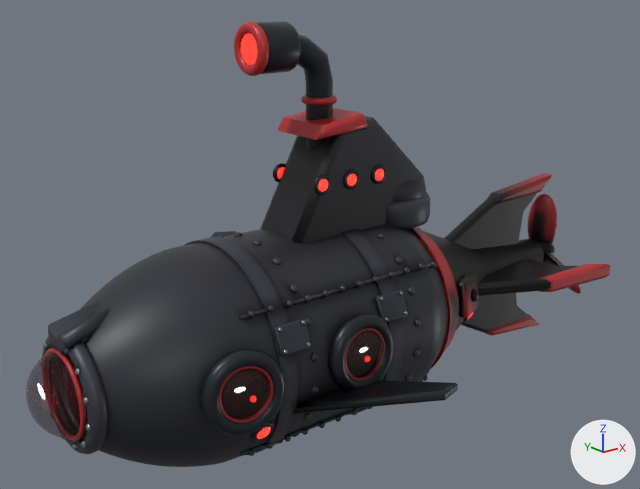
Before and after pictures for a commit that changed the glTF model models-src/enemy_gunner.glb.
Rendered twice from a 50 mm camera at (-3.48, -4.44, 2.3) aimed at (0.14, 0.08, 0.49). Lighting does not change. The marker at lower right points along +X, +Y and +Z. The first picture is the older version. Where no turn or scale is listed for an object, it has been applied to the vertices. Vertices at exactly the same position are counted once.

Script lines for the objects in view, before the commit:
```python
ob_enemy_gunner_body = bpy.data.objects.new('enemy_gunner_body', me_enemy_gunner_body)
ob_enemy_gunner_body.location = (0.0, 0.0, 0.0)
ob_propeller_001 = bpy.data.objects.new('propeller.001', me_propeller_001)
ob_propeller_001.location = (2.465, 0.0, 0.0)
ob_side_detail_001 = bpy.data.objects.new('side_detail.001', me_side_detail_001)
ob_side_detail_001.location = (0.0, 0.0, 0.0)
```
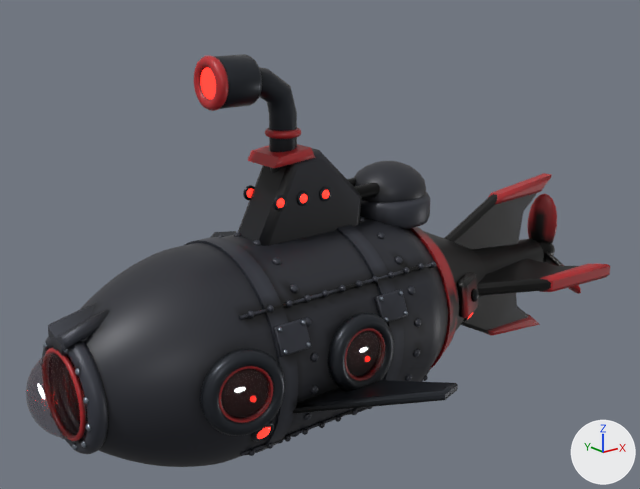
Diff of the bpy script that builds the scene:
```diff
--- a/models-src/enemy_gunner.glb.py
+++ b/models-src/enemy_gunner.glb.py
@@ me_enemy_gunner_body @@
 # used by ob_enemy_gunner_body; location = (0.0, 0.0, 0.0)
-me_enemy_gunner_body.from_pydata(...)  # 13923 vertices, 27224 faces; spans x -1.98..2.49, y -1.25..1.25, z -0.73..1.99
+me_enemy_gunner_body.from_pydata(...)  # 13923 vertices, 27224 faces; spans x -1.98..2.49, y -1.25..1.25, z -0.73..1.82
+# me_enemy_gunner_body part 1: the loose piece of 336 vertices spanning x -0.48..-0.41, y -0.16..0.16, z 1.68..1.99 is moved by (-0.29, 0.0, -0.18)
+# me_enemy_gunner_body part 2: the loose piece of 288 vertices spanning x -0.05..0.18, y -0.11..0.11, z 1.47..1.52 is moved by (-0.29, 0.0, -0.18)
+# me_enemy_gunner_body part 3: the loose piece of 86 vertices spanning x -0.13..-0.04, y -0.24..-0.19, z 0.95..1.04 is scaled about its middle by 0.75, then moved by (-0.29, 0.05, -0.08)
+# me_enemy_gunner_body part 4: the loose piece of 86 vertices spanning x 0.11..0.2, y -0.24..-0.19, z 0.95..1.04 is scaled about its middle by 0.75, then moved by (-0.35, 0.05, -0.08)
+# me_enemy_gunner_body part 5: the loose piece of 86 vertices spanning x 0.35..0.44, y -0.24..-0.19, z 0.95..1.04 is scaled about its middle by 0.75, then moved by (-0.41, 0.05, -0.08)
+# me_enemy_gunner_body part 6: the loose piece of 86 vertices spanning x -0.13..-0.04, y 0.19..0.24, z 0.95..1.04 is scaled about its middle by 0.75, then moved by (-0.29, -0.05, -0.08)
+# me_enemy_gunner_body part 7: the loose piece of 48 vertices spanning x -0.46..-0.43, y -0.11..0.11, z 1.73..1.95 is moved by (-0.29, 0.0, -0.18)
+# me_enemy_gunner_body part 8: the loose piece of 128 vertices spanning x -0.15..-0.02, y -0.23..-0.2, z 0.93..1.07 is scaled about its middle by 0.75, then moved by (-0.29, 0.05, -0.08)
+# me_enemy_gunner_body part 9: the loose piece of 128 vertices spanning x 0.09..0.22, y -0.23..-0.2, z 0.93..1.07 is scaled about its middle by 0.75, then moved by (-0.35, 0.05, -0.08)
+# me_enemy_gunner_body part 10: the loose piece of 128 vertices spanning x 0.32..0.46, y -0.23..-0.2, z 0.93..1.07 is scaled about its middle by 0.75, then moved by (-0.41, 0.05, -0.08)
+# me_enemy_gunner_body part 11: the loose piece of 128 vertices spanning x -0.15..-0.02, y 0.2..0.23, z 0.93..1.07 is scaled about its middle by 0.75, then moved by (-0.29, -0.05, -0.08)
+# me_enemy_gunner_body part 12: the loose piece of 90 vertices spanning x -0.22..0.15, y -0.09..0.09, z 1.18..1.92 is moved by (-0.29, 0.0, -0.18)
+# me_enemy_gunner_body part 13: the loose piece of 144 vertices spanning x -0.44..-0.18, y -0.15..0.15, z 1.69..1.99 is moved by (-0.29, 0.0, -0.18)
+# me_enemy_gunner_body part 14: 54 of 13923 vertices moved; they spanned x -0.34..0.85, y -0.23..0.23, z 0.56..1.41 and now span x -0.57..0.33, y -0.17..0.17, z 0.56..1.23; mean shift (-0.37, 0.0, -0.12); largest move (0.85, 0.16, 0.92) -> (0.33, 0.11, 0.86)
+# me_enemy_gunner_body part 15: 4603 kept faces spanning x -1.94..2.49, y -0.69..0.69, z -0.73..1.75 get new vertex colours
+# other edits to the shape of me_enemy_gunner_body do not show in these pictures
 me_enemy_gunner_body.materials.append(mat_enemy_hull)
```

Where the change shows, as pixel boxes (x1, y1, x2, y2) in the pictures (640 x 489 px; the box of a moved part takes in the faces that stretch with it):
'enemy_gunner_body', reshaped (7% shorter)
    before: (38, 21, 610, 467)
    after: (38, 54, 610, 467)
part 1 of me_enemy_gunner_body, moved or reshaped
    before: (234, 22, 269, 76)
    after: (194, 56, 228, 111)
part 2 of me_enemy_gunner_body, moved or reshaped
    before: (301, 95, 337, 106)
    after: (265, 127, 301, 139)
part 3 of me_enemy_gunner_body, moved or reshaped
    before: (318, 179, 328, 192)
    after: (277, 198, 285, 208)
part 4 of me_enemy_gunner_body, moved or reshaped
    before: (347, 174, 357, 186)
    after: (300, 194, 308, 203)
part 5 of me_enemy_gunner_body, moved or reshaped
    before: (375, 169, 384, 181)
    after: (322, 190, 330, 199)
part 6 of me_enemy_gunner_body, moved or reshaped
    before: (277, 167, 284, 179)
    after: (247, 188, 253, 198)
part 7 of me_enemy_gunner_body, moved or reshaped
    before: (241, 34, 257, 65)
    after: (200, 68, 216, 99)
part 8 of me_enemy_gunner_body, moved or reshaped
    before: (313, 175, 331, 195)
    after: (273, 195, 287, 211)
part 9 of me_enemy_gunner_body, moved or reshaped
    before: (343, 169, 359, 190)
    after: (296, 191, 310, 206)
part 10 of me_enemy_gunner_body, moved or reshaped
    before: (371, 165, 387, 184)
    after: (319, 186, 331, 202)
part 11 of me_enemy_gunner_body, moved or reshaped
    before: (273, 163, 286, 183)
    after: (243, 185, 254, 200)
part 12 of me_enemy_gunner_body, moved or reshaped
    before: (297, 35, 333, 151)
    after: (259, 67, 297, 173)
part 13 of me_enemy_gunner_body, moved or reshaped
    before: (257, 21, 301, 74)
    after: (214, 54, 262, 109)
part 14 of me_enemy_gunner_body, moved or reshaped
    before: (260, 108, 424, 243)
    after: (238, 144, 362, 246)
part 15 of me_enemy_gunner_body, recoloured
    before: (235, 48, 544, 254)
    after: (214, 82, 544, 254)
